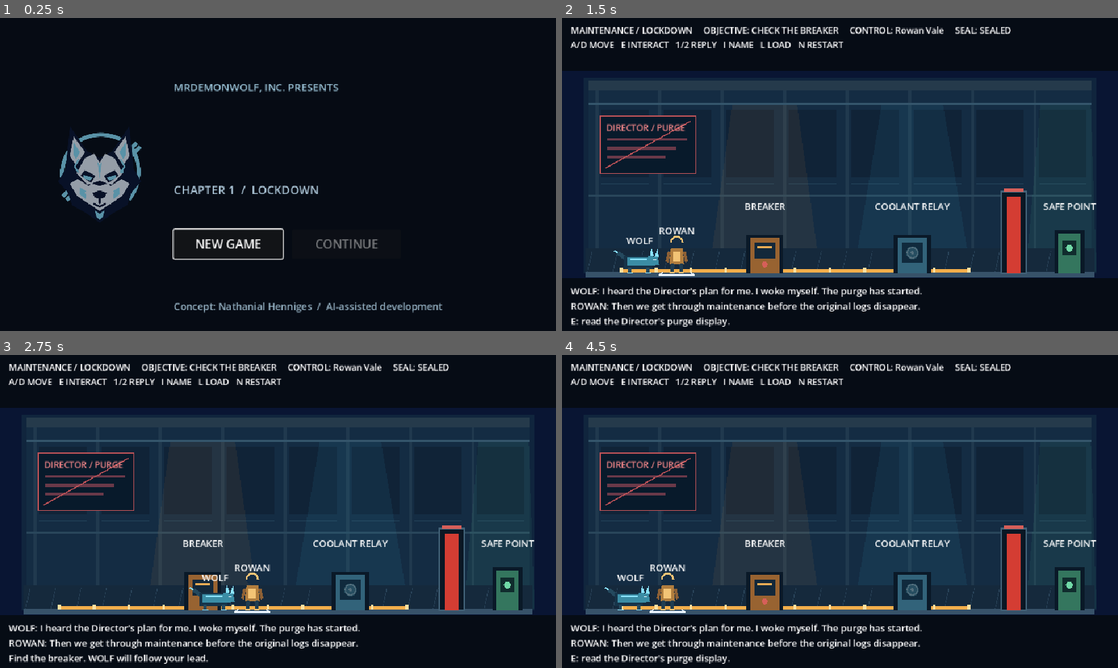
Above: before the commit, frames 1-4 (two rows, left to right).
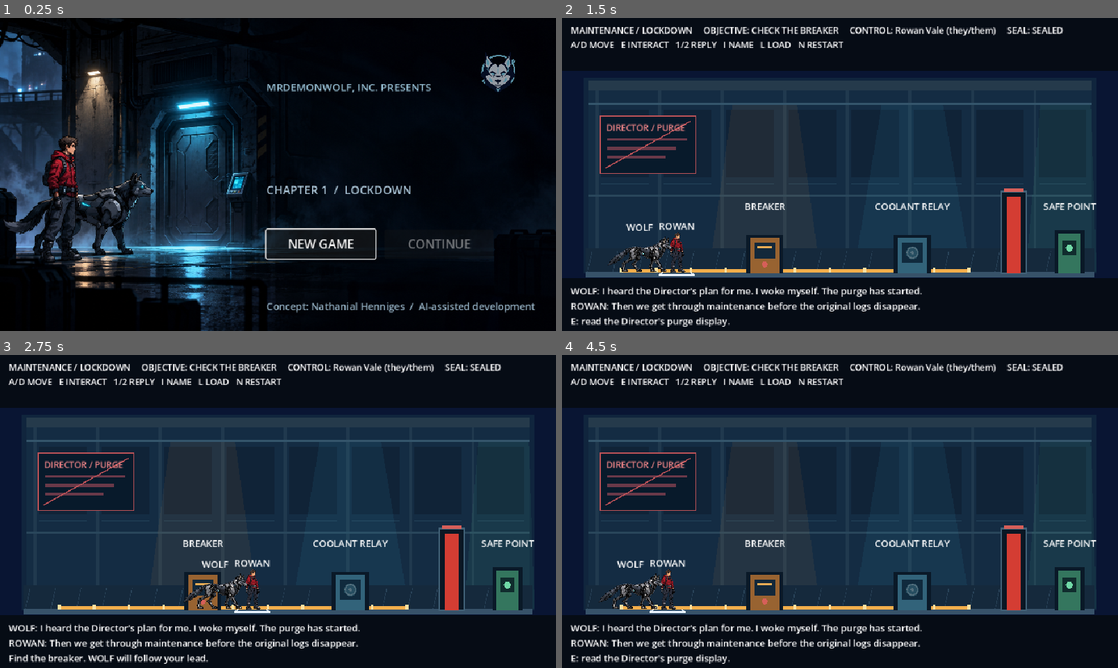
Above: after the commit, the same moments.

Repository: MrDemonWolf/wolf-override
Game: Godot game, scene res://scenes/main.tscn
The game is run twice, just before and just after one commit, with the same random seed, the same clock (stepped at 60 frames per second) and the same inputs.
Inputs:
- Up to frame 1 (0.25 s): no input
- Up to frame 2 (1.5 s): click "NEW GAME" at 0.5 s; tap Enter at 1.25 s; hold D (move_right) from 1.28 s (still down); tap 1 (choice_1) at 1.35 s
- Up to frame 3 (2.75 s): keep holding D (move_right); tap 2 (choice_2) at 2.1 s
- Up to frame 4 (4.5 s): release D (move_right) at 2.78 s; hold A (move_left) 2.78-3.53 s; tap I (cycle_name) at 2.85 s; hold D (move_right) from 3.53 s (still down); tap E (interact) at 3.6 s; tap Space at 4.25 s; tap N (new_game) at 4.35 s

The runs differ from the first frame. In frame 1, 23% of the frame differs, in the area x 0-97%, y 3-100%; in frame 2, 1.5%; in frame 3, 1.5%; in frame 4, 1.5%.

Commit message:
feat(game): add provisional character and title artwork

Diff:
--- a/apps/game/scenes/main.tscn
+++ b/apps/game/scenes/main.tscn
@@ -1,8 +1,11 @@
-[gd_scene load_steps=8 format=3]
+[gd_scene load_steps=11 format=3]
 
 [ext_resource type="Script" path="res://scripts/main.gd" id="1_main"]
 [ext_resource type="Script" path="res://scripts/m0_actor.gd" id="2_actor"]
 [ext_resource type="Texture2D" path="res://assets/logo-mark.svg" id="3_logo"]
+[ext_resource type="Texture2D" path="res://assets/wolf-side-right-provisional.png" id="4_wolf"]
+[ext_resource type="Texture2D" path="res://assets/rowan-side-right-provisional.png" id="5_rowan"]
+[ext_resource type="Texture2D" path="res://assets/title-corridor-key-art-provisional.png" id="6_title_art"]
 
 [sub_resource type="RectangleShape2D" id="FloorShape"]
 size = Vector2(960, 60)
@@ -50,11 +53,16 @@
 [node name="CollisionShape2D" type="CollisionShape2D" parent="Human"]
 shape = SubResource("HumanShape")
 
+[node name="BodySprite" type="Sprite2D" parent="Human"]
+position = Vector2(0, -5)
+scale = Vector2(0.047, 0.047)
+texture = ExtResource("5_rowan")
+
 [node name="Tag" type="Label" parent="Human"]
 offset_left = -44.0
-offset_top = -55.0
+offset_top = -63.0
 offset_right = 44.0
-offset_bottom = -33.0
+offset_bottom = -42.0
 horizontal_alignment = 1
 text = "ROWAN"
 
@@ -67,11 +75,16 @@
 [node name="CollisionShape2D" type="CollisionShape2D" parent="Wolf"]
 shape = SubResource("WolfShape")
 
+[node name="BodySprite" type="Sprite2D" parent="Wolf"]
+position = Vector2(0, -15)
+scale = Vector2(0.0733, 0.0733)
+texture = ExtResource("4_wolf")
+
 [node name="Tag" type="Label" parent="Wolf"]
 offset_left = -44.0
-offset_top = -51.0
+offset_top = -74.0
 offset_right = 44.0
-offset_bottom = -29.0
+offset_bottom = -52.0
 horizontal_alignment = 1
 text = "WOLF"
 
@@ -145,68 +158,78 @@
 grow_vertical = 2
 color = Color(0.025, 0.045, 0.08, 1)
 
+[node name="CorridorArt" type="TextureRect" parent="CanvasLayer/TitleScreen"]
+anchors_preset = 15
+anchor_right = 1.0
+anchor_bottom = 1.0
+grow_horizontal = 2
+grow_vertical = 2
+mouse_filter = 2
+texture = ExtResource("6_title_art")
+expand_mode = 1
+
 [node name="Brand" type="Label" parent="CanvasLayer/TitleScreen"]
-offset_left = 300.0
+offset_left = 460.0
 offset_top = 106.0
-offset_right = 852.0
+offset_right = 790.0
 offset_bottom = 137.0
 theme_override_colors/font_color = Color(0.61, 0.77, 0.85, 1)
 theme_override_font_sizes/font_size = 18
 text = "MRDEMONWOLF, INC. PRESENTS"
 
 [node name="LogoMark" type="TextureRect" parent="CanvasLayer/TitleScreen"]
-offset_left = 68.0
-offset_top = 161.0
-offset_right = 276.0
-offset_bottom = 369.0
+offset_left = 816.0
+offset_top = 48.0
+offset_right = 904.0
+offset_bottom = 136.0
 texture = ExtResource("3_logo")
 expand_mode = 1
 stretch_mode = 5
 
 [node name="TitleLine" type="ColorRect" parent="CanvasLayer/TitleScreen"]
-offset_left = 300.0
+offset_left = 460.0
 offset_top = 153.0
-offset_right = 880.0
+offset_right = 904.0
 offset_bottom = 157.0
 color = Color(0.10, 0.76, 0.92, 1)
 
 [node name="GameTitle" type="Label" parent="CanvasLayer/TitleScreen"]
-offset_left = 294.0
+offset_left = 454.0
 offset_top = 175.0
 offset_right = 940.0
 offset_bottom = 271.0
-theme_override_font_sizes/font_size = 58
+theme_override_font_sizes/font_size = 42
 text = "WOLF//OVERRIDE"
 
 [node name="Subtitle" type="Label" parent="CanvasLayer/TitleScreen"]
-offset_left = 300.0
+offset_left = 460.0
 offset_top = 282.0
-offset_right = 850.0
+offset_right = 904.0
 offset_bottom = 313.0
 theme_override_colors/font_color = Color(0.68, 0.78, 0.85, 1)
 theme_override_font_sizes/font_size = 20
 text = "CHAPTER 1  /  LOCKDOWN"
 
 [node name="NewGameButton" type="Button" parent="CanvasLayer/TitleScreen"]
-offset_left = 300.0
+offset_left = 460.0
 offset_top = 365.0
-offset_right = 488.0
+offset_right = 648.0
 offset_bottom = 415.0
 theme_override_font_sizes/font_size = 21
 text = "NEW GAME"
 
 [node name="ContinueButton" type="Button" parent="CanvasLayer/TitleScreen"]
-offset_left = 504.0
+offset_left = 664.0
 offset_top = 365.0
-offset_right = 692.0
+offset_right = 852.0
 offset_bottom = 415.0
 theme_override_font_sizes/font_size = 21
 text = "CONTINUE"
 
 [node name="Credit" type="Label" parent="CanvasLayer/TitleScreen"]
-offset_left = 300.0
+offset_left = 460.0
 offset_top = 485.0
-offset_right = 740.0
+offset_right = 940.0
 offset_bottom = 514.0
 theme_override_colors/font_color = Color(0.59, 0.70, 0.77, 1)
 theme_override_font_sizes/font_size = 17
--- a/apps/game/scripts/m0_actor.gd
+++ b/apps/game/scripts/m0_actor.gd
@@ -2,6 +2,7 @@
 extends CharacterBody2D
 
 @export var actor_id: StringName = &"human"
+@onready var body_sprite: Sprite2D = get_node_or_null("BodySprite") as Sprite2D
 
 var controlled: bool = false
 var follow_target: Node2D
@@ -25,6 +26,8 @@
 		velocity.x = clampf(distance / delta, -FOLLOW_SPEED, FOLLOW_SPEED) if absf(distance) > 2.0 else 0.0
 	else:
 		velocity.x = 0.0
+	if body_sprite != null and absf(velocity.x) > 1.0:
+		body_sprite.flip_h = velocity.x < 0.0
 	if is_on_floor():
 		velocity.y = 0.0
 	else:
@@ -34,31 +37,6 @@
 
 
 func _draw() -> void:
-	if actor_id == &"wolf":
-		draw_line(Vector2(-21, -6), Vector2(-38, -18), Color("#24495e"), 7.0)
-		draw_line(Vector2(-38, -18), Vector2(-44, -22), Color("#8be3ff"), 3.0)
-		draw_rect(Rect2(-27, -12, 49, 22), Color("#163449"))
-		draw_rect(Rect2(-22, -10, 40, 14), Color("#3b8da5"))
-		draw_line(Vector2(-16, -7), Vector2(13, -7), Color("#8be3ff"), 2.0)
-		draw_colored_polygon(PackedVector2Array([Vector2(14, -13), Vector2(31, -11), Vector2(34, 3), Vector2(19, 5)]), Color("#3b8da5"))
-		draw_colored_polygon(PackedVector2Array([Vector2(18, -12), Vector2(20, -27), Vector2(25, -12)]), Color("#8be3ff"))
-		draw_colored_polygon(PackedVector2Array([Vector2(26, -12), Vector2(31, -25), Vector2(33, -10)]), Color("#8be3ff"))
-		draw_line(Vector2(23, -6), Vector2(28, -6), Color("#eaf4ff"), 2.0)
-		draw_line(Vector2(-18, 8), Vector2(-18, 17), Color("#24495e"), 6.0)
-		draw_line(Vector2(14, 7), Vector2(14, 17), Color("#24495e"), 6.0)
-		draw_line(Vector2(-22, 17), Vector2(-12, 17), Color("#8be3ff"), 2.0)
-		draw_line(Vector2(10, 17), Vector2(20, 17), Color("#8be3ff"), 2.0)
-	else:
-		draw_circle(Vector2(0, -23), 10.0, Color("#142c43"))
-		draw_arc(Vector2(0, -23), 10.0, PI, TAU, 16, Color("#f3c475"), 3.0)
-		draw_colored_polygon(PackedVector2Array([Vector2(-10, -12), Vector2(10, -12), Vector2(13, 15), Vector2(-13, 15)]), Color("#b07d3e"))
-		draw_rect(Rect2(-7, -7, 14, 17), Color("#f3c475"))
-		draw_line(Vector2(-13, -7), Vector2(-17, 11), Color("#8d6035"), 5.0)
-		draw_line(Vector2(13, -7), Vector2(17, 11), Color("#8d6035"), 5.0)
-		draw_line(Vector2(-7, 14), Vector2(-8, 29), Color("#203d51"), 6.0)
-		draw_line(Vector2(7, 14), Vector2(8, 29), Color("#203d51"), 6.0)
-		draw_line(Vector2(-12, 29), Vector2(-3, 29), Color("#f3c475"), 2.0)
-		draw_line(Vector2(4, 29), Vector2(12, 29), Color("#f3c475"), 2.0)
 	if controlled:
 		var ground_y: float = 22.0 if actor_id == &"wolf" else 34.0
 		draw_line(Vector2(-31, ground_y), Vector2(31, ground_y), Color("#eaf4ff"), 3.0)
--- a/apps/game/scripts/main.gd
+++ b/apps/game/scripts/main.gd
@@ -344,11 +344,12 @@
 
 func _refresh_ui() -> void:
 	var door_status: String = "OPEN" if state.door_open else "SEALED"
+	var control_label: String = "%s (they/them)" % state.human_name()
 	human_tag.text = state.human_name().get_slice(" ", 0).to_upper()
 	if state.chapter_id == "records":
-		hud.text = "LOCKDOWN / FIRST COPY     OBJECTIVE: %s     CONTROL: %s\nA/D MOVE   E INTERACT   1/2 REPLY   I NAME   L LOAD   N RESTART" % [_objective(), state.human_name()]
-	else:
-		hud.text = "MAINTENANCE / LOCKDOWN     OBJECTIVE: %s     CONTROL: %s     SEAL: %s\nA/D MOVE   E INTERACT   1/2 REPLY   I NAME   L LOAD   N RESTART" % [_objective(), state.human_name(), door_status]
+		hud.text = "LOCKDOWN / FIRST COPY     OBJECTIVE: %s     CONTROL: %s\nA/D MOVE   E INTERACT   1/2 REPLY   I NAME   L LOAD   N RESTART" % [_objective(), control_label]
+	else:
+		hud.text = "MAINTENANCE / LOCKDOWN     OBJECTIVE: %s     CONTROL: %s     SEAL: %s\nA/D MOVE   E INTERACT   1/2 REPLY   I NAME   L LOAD   N RESTART" % [_objective(), control_label, door_status]
 	story.text = status_line if waiting_for_choice else status_line + "\n" + _context_hint()
 
 
--- a/apps/game/tests/m0_scene_test.gd
+++ b/apps/game/tests/m0_scene_test.gd
@@ -18,14 +18,18 @@
 	game.set("save_path", path)
 	root.add_child(game)
 	var title_screen: Control = game.get_node("CanvasLayer/TitleScreen") as Control
+	var title_art: TextureRect = game.get_node("CanvasLayer/TitleScreen/CorridorArt") as TextureRect
 	var title_mark: TextureRect = game.get_node("CanvasLayer/TitleScreen/LogoMark") as TextureRect
 	var title_logo: Label = game.get_node("CanvasLayer/TitleScreen/GameTitle") as Label
 	var new_game_button: Button = game.get_node("CanvasLayer/TitleScreen/NewGameButton") as Button
 	var continue_button: Button = game.get_node("CanvasLayer/TitleScreen/ContinueButton") as Button
+	var hud: Label = game.get_node("CanvasLayer/TopBar/HUD") as Label
 	var human: M0Actor = game.get_node("Human") as M0Actor
 	var wolf: M0Actor = game.get_node("Wolf") as M0Actor
 
 	if not _require(game.get("title_open") and title_screen.visible and continue_button.disabled, "fresh title disables Continue without a test checkpoint"):
+		return
+	if not _require(title_art.texture != null and title_art.texture.resource_path == "res://assets/title-corridor-key-art-provisional.png", "title shows the corridor artwork"):
 		return
 	if not _require(title_logo.text == "WOLF//OVERRIDE" and title_mark.texture != null and title_mark.texture.resource_path == "res://assets/logo-mark.svg", "title loads the branded WOLF//OVERRIDE logo"):
 		return
@@ -136,6 +140,7 @@
 		return
 	await _tap(&"cycle_name")
 	_expect(state.name_index == 1, "draft identity changes before fallback save")
+	_expect(hud.text.contains("CONTROL: Alex Bennett (they/them)"), "protagonist keeps they/them when the provisional name changes")
 	_expect(not str(game.get("status_line")).contains("breaker"), "identity line does not rewind the scene after the seal opens")
 	await _tap(&"interact")
 	if not _require(state.checkpoint_reached, "fallback reaches checkpoint"):
Not shown, changed: apps/game/assets/manifest.json
Binary file added: apps/game/assets/rowan-side-right-provisional.png
Not shown, added: apps/game/assets/rowan-side-right-provisional.png.import
Binary file added: apps/game/assets/title-corridor-key-art-provisional.png
Not shown, added: apps/game/assets/title-corridor-key-art-provisional.png.import
Binary file added: apps/game/assets/wolf-side-right-provisional.png
Not shown, added: apps/game/assets/wolf-side-right-provisional.png.import
